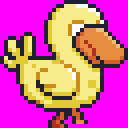
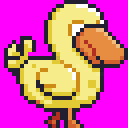
Comparing the layer stacks of the two w=128, h=128 images. Changes:
hid "7_legs_up_L" over [left=48, top=108, right=88, bottom=128]
hid "3_legs_up_R" over [left=48, top=108, right=88, bottom=128]
renamed "3_body_up_R" to "3_body_up_R (high)", hid it, painted on it over [left=0, top=32, right=88, bottom=128]
showed "2_legs_mid_R" over [left=44, top=108, right=84, bottom=128]
added layer "2_wing_mid_r (high)" above "2_body_mid_R (high / flop)" over [left=64, top=60, right=68, bottom=64]
renamed "2_body_mid_R" to "2_body_mid_R (high / flop)", showed it, painted on it over [left=0, top=32, right=88, bottom=128]
